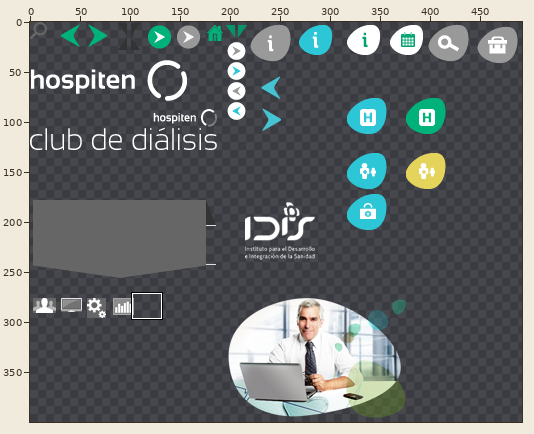
Two states of a sprite sheet, images/sprites.png. Above: a wide view before the commit, with the close-up outlined.
Close-up. As it was:
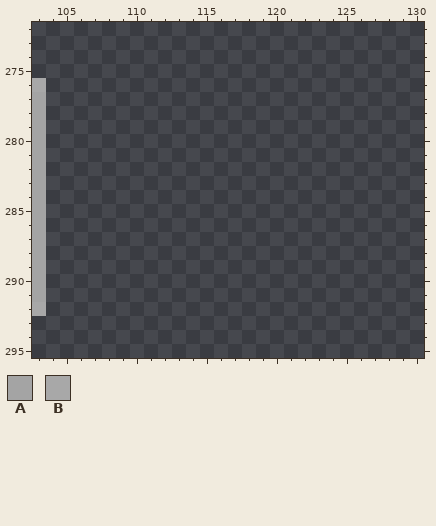
The file is 500x400 pixels. Shown: x 103..130, y 272..295. The wide view leaves out empty margins.
Palette (. is transparent): A #a4a4a4  B #a8a8a8
Pixels before, first column x 103:
276 B
277 A
278 A
279 A
280 A
281 A
282 A
283 A
284 A
285 A
286 A
287 A
288 A
289 A
290 A
291 A
292 B
Once edited:
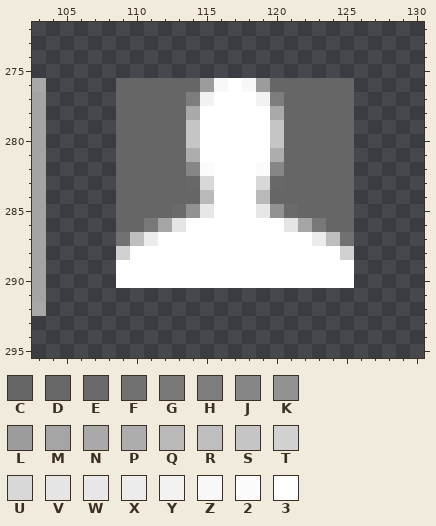
Colours new in this view: C #666666  D #686868  E #6a6a6a  F #717171  G #787878  H #7d7d7d  J #868686  K #929292  L #9c9c9c  M #a5a5a5  N #a9a9a9  P #adadad  Q #b9b9b9  R #bebebe  S #c5c5c5  T #d1d1d1  U #d8d8d8  V #e5e5e5  W #e7e7e7  X #ececec  Y #f2f2f2  Z #f8f8f8  2 #fbfbfb  3 #ffffff
The edit:
y 276: x 109..125 ................. -> CCCCCCLZ3ZLCCCCCC
y 277: x 109..125 ................. -> CCCCCHY333YHCCCCC
y 278: x 109..125 ................. -> CCCCCN33333NCCCCC
y 279..280: x 109..125 ................. -> CCCCCS33333SCCCCC
y 281: x 109..125 ................. -> CCCCCP33333PCCCCC
y 282: x 109..125 ................. -> CCCCCJ23332JCCCCC
y 283: x 109..125 ................. -> CCCCCDU333UDCCCCC
y 284: x 109..125 ................. -> CCCCCCQ333QCCCCCC
y 285: x 109..125 ................. -> CCCCEKW333WKECCCC
y 286: x 109..125 ................. -> CCGMV3333333VMGCC
y 287: x 109..125 ................. -> FRX33333333333XRF
y 288: x 109..125 ................. -> T333333333333333T
y 289..290: x 109..125 ................. -> 33333333333333333
Changed places in both close-ups, as pixel boxes (x1, y1, x2, y2):
added: (116, 78, 354, 288)
